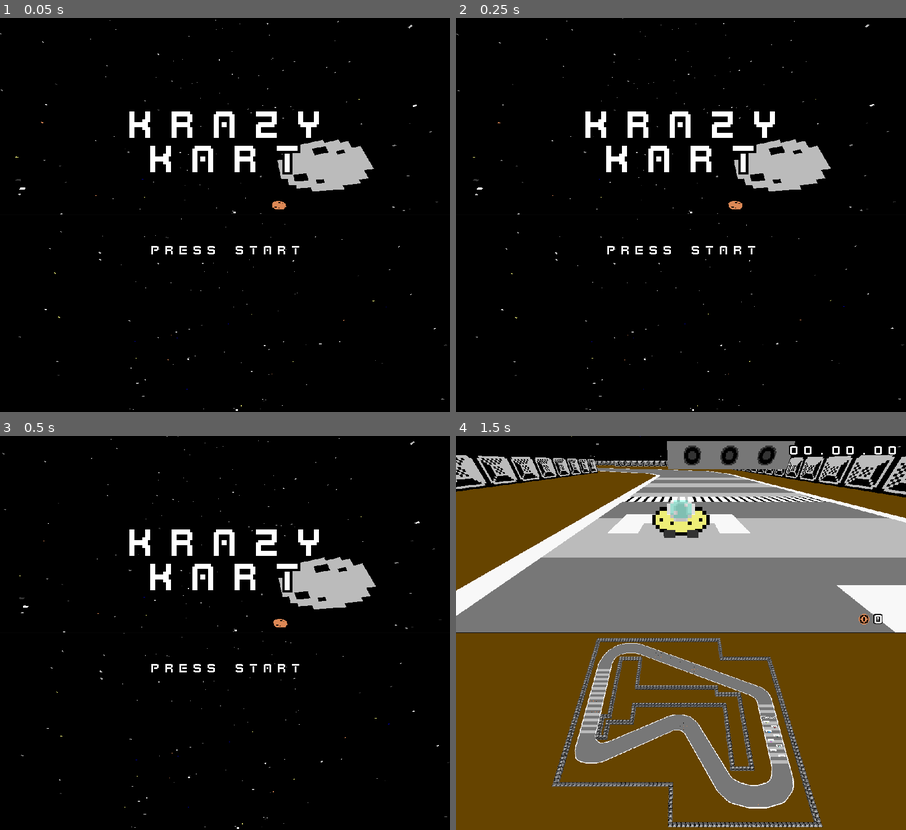
Above: before the commit, frames 1-4 (two rows, left to right).
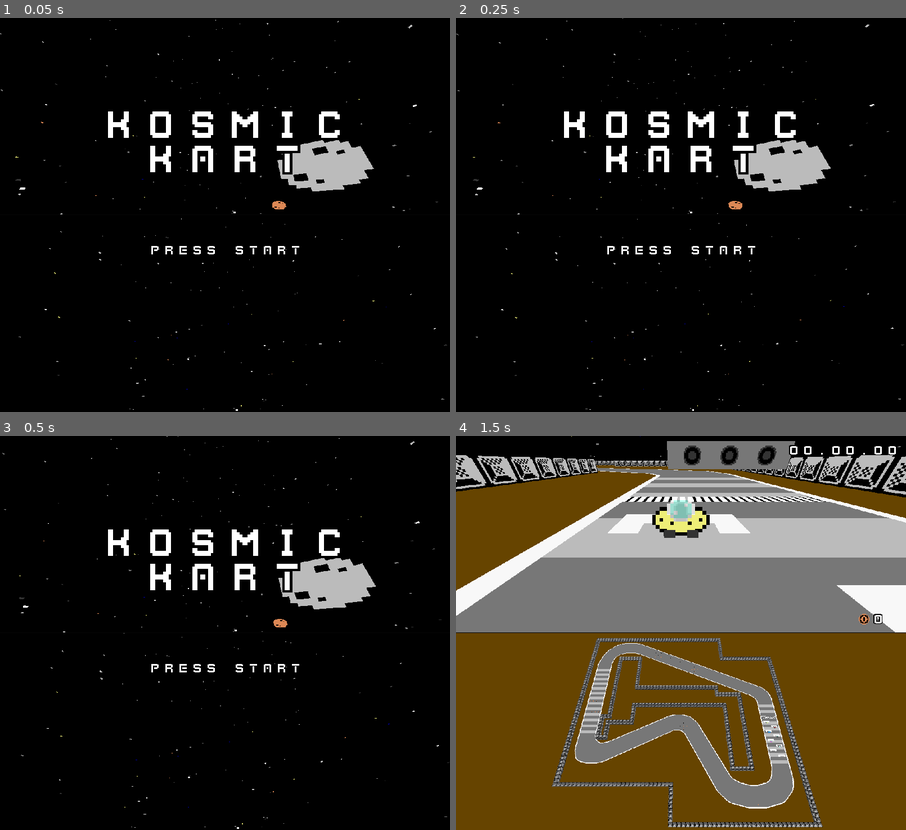
Above: after the commit, the same moments.

Repository: puzzud/MizJam1
Game: Godot game, scene res://Scenes/Game.tscn
Same seed, same stepped clock (60 frames per second), same inputs: the game is played once before the commit and once after it. Sound files missing from this copy of the repository are replaced by a short silence.
Inputs:
- Up to frame 1 (0.05 s): no input
- Up to frame 2 (0.25 s): no input
- Up to frame 3 (0.5 s): no input
- Up to frame 4 (1.5 s): tap Enter (ui_accept) at 0.5, 0.77, 1.07, 1.25 s; hold D (game_turn_right) 0.53-1.28 s; hold P 0.53-1.28 s; hold S (game_brake) from 1.28 s (still down); tap P at 1.35 s

The runs differ from the first frame. In frame 1, 1.9% of the frame differs, in the area x 24-76%, y 23-31%; in frame 2, 1.9%; in frame 3, 1.9%; in frame 4, nothing differs.

Commit message:
Retitled game.

Diff:
--- a/Project/Scenes/Game.tscn
+++ b/Project/Scenes/Game.tscn
@@ -173,7 +173,7 @@
 custom_colors/font_outline_modulate = Color( 0, 0, 0, 1 )
 custom_colors/font_color_shadow = Color( 0, 0, 0, 1 )
 custom_constants/shadow_as_outline = 1
-text = "Krazy
+text = "Kosmic
 Kart"
 align = 1
 valign = 1
